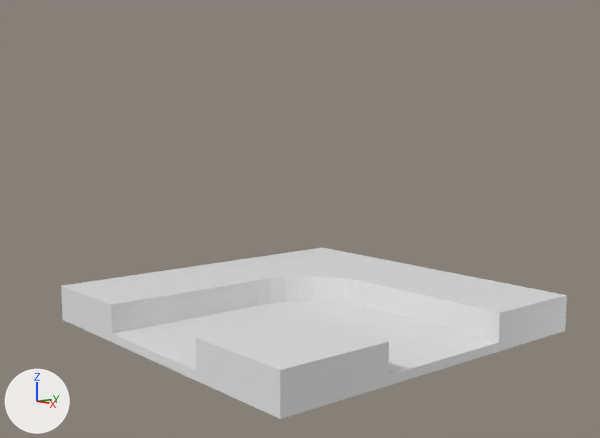
An edit to the Blender file IP_Final02/Assets/3DModel/WNTrack.blend, drawn before and after from the same camera.
One viewpoint serves both versions: a camera (50 mm lens) standing at (16.83, -14.87, 5.63) and looking at (0.05, -0.72, 2.62). Every picture has the same lights, and +X, +Y and +Z are marked at lower left.

Before the edit, the objects in view are built like this:
```python
mat_material = principled_material('Material')
mat_material.base_color = (0.8, 0.8, 0.8)  # white #e7e7e7
mat_material.roughness = 0.4
me_cube = bpy.data.meshes.new('Cube')
me_cube.from_pydata(...)  # 84 vertices, 64 faces, 4 loose edges; spans x -1.09..0.91, y -1.01..0.99, z -1.0..1.0
me_cube.materials.append(mat_material)  # white #e7e7e7
ob_cube = bpy.data.objects.new('Cube', me_cube)
ob_cube.location = (0.0, 0.0, 0.0)
ob_cube.scale = (5.0, 5.0, 0.5)
```
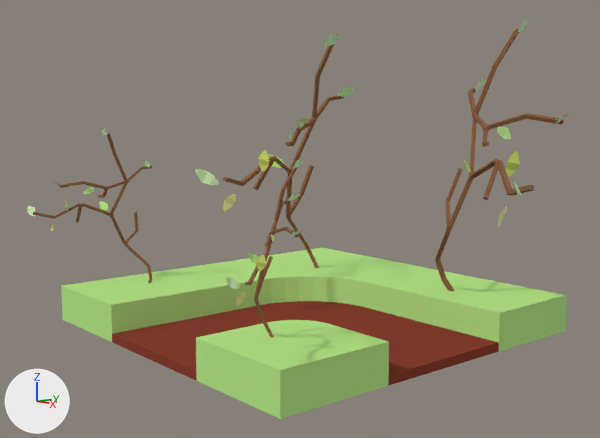
Location of each change, (x1, y1, x2, y2) in pixels of the pictures (600 x 438 px):
'Cube', recoloured (white to green)
    both: (61, 248, 567, 419)
'Vert', added (brown)
    after: (435, 29, 564, 291)
'Vert.002', added (brown)
    after: (223, 44, 344, 268)
'Vert.003', added (brown)
    after: (33, 133, 152, 283)
'Vert.001', added (brown)
    after: (245, 167, 298, 338)
'leaf.002', added
    after: (195, 34, 354, 211)
'leaf', added (green)
    after: (462, 20, 572, 227)
'leaf.001', added
    after: (225, 160, 304, 306)
'leaf.003', added
    after: (27, 128, 150, 232)
part 1 of me_cube, recoloured (white to red)
    both: (358, 319, 499, 386)
part 2 of me_cube, recoloured (white to red)
    both: (112, 334, 197, 381)
part 3 of me_cube, recoloured (white to red)
    both: (113, 315, 244, 370)
part 4 of me_cube, recoloured (white to red)
    both: (212, 301, 408, 332)

Edits to the bpy script that builds the scene:
```text
Change mat_material:
    mat_material.roughness: 0.4 -> 0.5
    mat_material: principled_material('Material') -> diffuse_material('Material')
    mat_material.base_color: (0.8, 0.8, 0.8) -> (0.476, 0.8, 0.245)  # white #e7e7e7 -> green #b7e788
Add mat_material_048:
    mat_material_048 = diffuse_material('Material.048')
    mat_material_048.base_color = (0.246, 0.0499, 0.0289)  # red #883f2f
Change me_cube:
    where me_cube.from_pydata(...)  # 84 vertices, 64 faces, 4 loose edges; spans x -1.09..0.91, y -1.01..0.99, z -1.0..1.0
    used by ob_cube; location = (0.0, 0.0, 0.0); scale = (5.0, 5.0, 0.5)
    me_cube part 1: all 3 faces centred in x 0.36..0.91, y -0.44..0.0, z -0.76..-0.53 switch from mat_material (white #e7e7e7) to mat_material_048 (red #883f2f)
    me_cube part 2: the 1 face centred in x -0.08, y -1.01, z -0.76 switches from mat_material (white #e7e7e7) to mat_material_048 (red #883f2f)
    me_cube part 3: the 1 face centred in x -0.05, y -0.68, z -0.53 switches from mat_material (white #e7e7e7) to mat_material_048 (red #883f2f)
    me_cube part 4: the 1 face centred in x -0.2, y 0.11, z -0.53 switches from mat_material (white #e7e7e7) to mat_material_048 (red #883f2f)
Add ob_vert_001:
    ob_vert_001 = bpy.data.objects.new('Vert.001', me_vert_001)  # 21 vertices, 0 faces, 20 loose edges; spans x -8.7..14.5, y -37.2..-5.1, z -9.8..6.0; in mat_material_038 (brown #8a5d3c); modifiers SKIN
    ob_vert_001.location = (2.06, -3.48, 0.06)
    ob_vert_001.rotation_euler = (-1.124, -0.438, 1.501)  # degrees (-64, -25, 86)
    ob_vert_001.scale = (0.116, 0.116, 0.116)
Add ob_leaf_001:
    ob_leaf_001 = bpy.data.objects.new('leaf.001', me_plane_025)  # 80 vertices, 32 faces; spans x -8.6..8.1, y -2.6..7.9, z -8.5..0.1; in mat_material_037 (green #b5e772), mat_material_030 (yellow #d7e76c), mat_material_031 (beige #e6e796), mat_material_035 (green #c5e7a9), mat_material_034 (green #d6e7bf), mat_material_036 (green #bfe791), mat_material_033 (green #c2e7b4), mat_material_032 (green #c1e7ac)
    ob_leaf_001.location = (3.25, -4.5, 2.43)
    ob_leaf_001.rotation_euler = (2.312, 0.785, -0.668)  # degrees (132, 45, -38)
    ob_leaf_001.scale = (0.193, 0.193, 0.193)
Add ob_vert_003:
    ob_vert_003 = bpy.data.objects.new('Vert.003', me_vert_003)  # 21 vertices, 0 faces, 20 loose edges; spans x -8.7..14.5, y -37.2..-5.1, z -9.8..6.0; in mat_material_047 (brown #8a5d3c); modifiers SKIN
    ob_vert_003.location = (-3.98, -2.25, -0.03)
    ob_vert_003.rotation_euler = (-1.124, -0.438, 0.0559)  # degrees (-64, -25, 3.2)
    ob_vert_003.scale = (0.131, 0.131, 0.131)
Add ob_leaf_003:
    ob_leaf_003 = bpy.data.objects.new('leaf.003', me_plane_027)  # 80 vertices, 32 faces; spans x -8.6..8.1, y -2.6..7.9, z -8.5..0.1; in mat_material_046 (green #b5e772), mat_material_039 (yellow #d7e76c), mat_material_040 (beige #e6e796), mat_material_044 (green #c5e7a9), mat_material_043 (green #d6e7bf), mat_material_045 (green #bfe791), mat_material_042 (green #c2e7b4), mat_material_041 (green #c1e7ac)
    ob_leaf_003.location = (-4.95, -3.72, 2.64)
    ob_leaf_003.rotation_euler = (2.312, 0.785, -2.114)  # degrees (132, 45, -121)
    ob_leaf_003.scale = (0.217, 0.217, 0.217)
Add ob_vert_002:
    ob_vert_002 = bpy.data.objects.new('Vert.002', me_vert_002)  # 21 vertices, 0 faces, 20 loose edges; spans x -8.7..14.5, y -37.2..-5.1, z -9.8..6.0; in mat_material_047 (brown #8a5d3c); modifiers SKIN
    ob_vert_002.location = (-3.45, 3.02, -0.33)
    ob_vert_002.rotation_euler = (-1.124, -0.438, 1.127)  # degrees (-64, -25, 65)
    ob_vert_002.scale = (0.206, 0.206, 0.206)
Add ob_leaf_002:
    ob_leaf_002 = bpy.data.objects.new('leaf.002', me_plane_026)  # 80 vertices, 32 faces; spans x -8.6..8.1, y -2.6..7.9, z -8.5..0.1; in mat_material_046 (green #b5e772), mat_material_039 (yellow #d7e76c), mat_material_040 (beige #e6e796), mat_material_044 (green #c5e7a9), mat_material_043 (green #d6e7bf), mat_material_045 (green #bfe791), mat_material_042 (green #c2e7b4), mat_material_041 (green #c1e7ac)
    ob_leaf_002.location = (-2.14, 0.57, 3.88)
    ob_leaf_002.rotation_euler = (2.312, 0.785, -1.043)  # degrees (132, 45, -60)
    ob_leaf_002.scale = (0.343, 0.343, 0.343)
Add ob_vert:
    ob_vert = bpy.data.objects.new('Vert', me_vert)  # 21 vertices, 0 faces, 20 loose edges; spans x -8.7..14.5, y -37.2..-5.1, z -9.8..6.0; in mat_material_013 (brown #8a5d3c); modifiers SKIN
    ob_vert.location = (1.03, 3.08, -0.18)
    ob_vert.rotation_euler = (-1.124, -0.438, 1.776)  # degrees (-64, -25, 102)
    ob_vert.scale = (0.206, 0.206, 0.206)
Add ob_leaf:
    ob_leaf = bpy.data.objects.new('leaf', me_plane_011)  # 80 vertices, 32 faces; spans x -8.6..8.1, y -2.6..7.9, z -8.5..0.1; in mat_material_018 (green #b5e772), mat_material_029 (yellow #d7e76c), mat_material_027 (beige #e6e796), mat_material_020 (green #c5e7a9), mat_material_021 (green #d6e7bf), mat_material_019 (green #bfe791), mat_material_022 (green #c2e7b4), mat_material_023 (green #c1e7ac)
    ob_leaf.location = (3.56, 1.92, 4.03)
    ob_leaf.rotation_euler = (2.312, 0.785, -0.393)  # degrees (132, 45, -23)
    ob_leaf.scale = (0.343, 0.343, 0.343)
```
